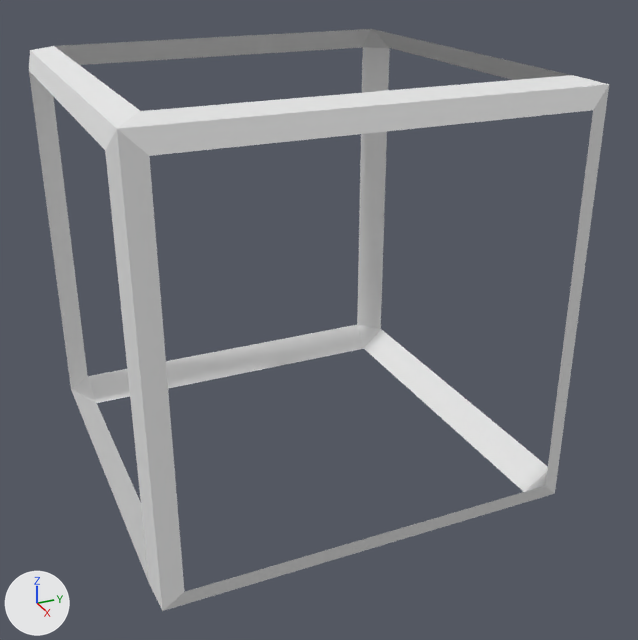
Renders of the OBJ model scene_files/frame.obj from each side of a commit.
The view is the same before and after, from a 50 mm lens placed at (1.928, -0.787, 0.81), pointed at (0.078, 0.045, -0.115). Arrows for +X, +Y and +Z are at lower left; the lights stay in place. Where no turn or scale is listed for an object, it has been applied to the vertices.

Objects in the first picture: 'frame'.
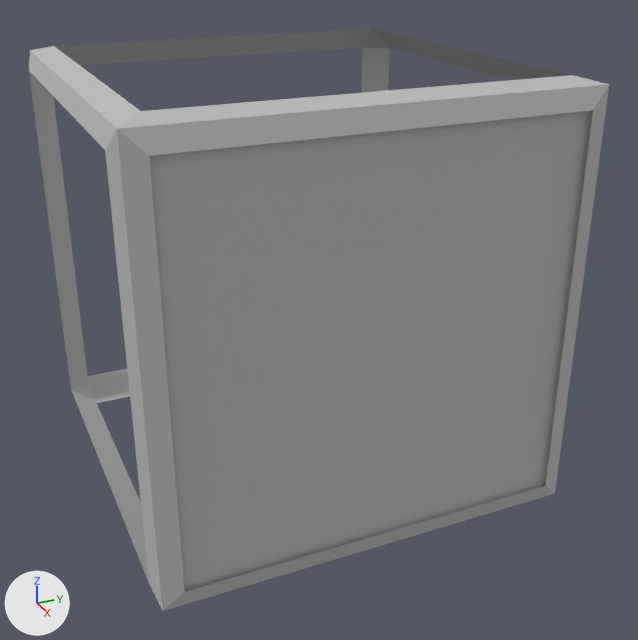
Boxes (x1, y1, x2, y2) around the edits, measured in the pictures (638 x 640 px):
'frame', recoloured, reshaped: (29, 29, 609, 611) in both
part 1 of me_frame, added: after (149, 110, 593, 592)

Patch to the scene script:
```diff
--- a/scene_files/frame.obj.py
+++ b/scene_files/frame.obj.py
@@ mat_initialshadinggroup @@
 mat_initialshadinggroup = principled_material('initialShadingGroup')
-mat_initialshadinggroup.base_color = (0.8, 0.8, 0.8)  # white #e7e7e7
+mat_initialshadinggroup.base_color = (0.5, 0.5, 0.5)  # grey #bcbcbc
 mat_initialshadinggroup.roughness = 1.0
@@ me_frame @@
 # used by ob_frame; location = (0.0, 0.0, 0.0)
-me_frame.from_pydata(...)  # 32 vertices, 44 faces; spans x -0.514..0.514, y -0.514..0.514, z -0.514..0.514
+me_frame.from_pydata(...)  # 153 vertices, 144 faces; spans x -0.514..0.514, y -0.514..0.514, z -0.514..0.514
+# me_frame part 1: a new loose piece of 121 vertices spanning x 0.5, y -0.495..0.495, z -0.495..0.495, in mat_initialshadinggroup (grey #bcbcbc)
 me_frame.materials.append(mat_initialshadinggroup)
```
